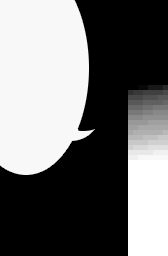
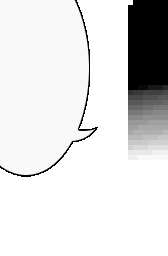
Two versions of the same layered image (w=168, h=256). Layer-by-layer changes:
painted on "Layer 0" over (x1=0, y1=0, x2=133, y2=256)
